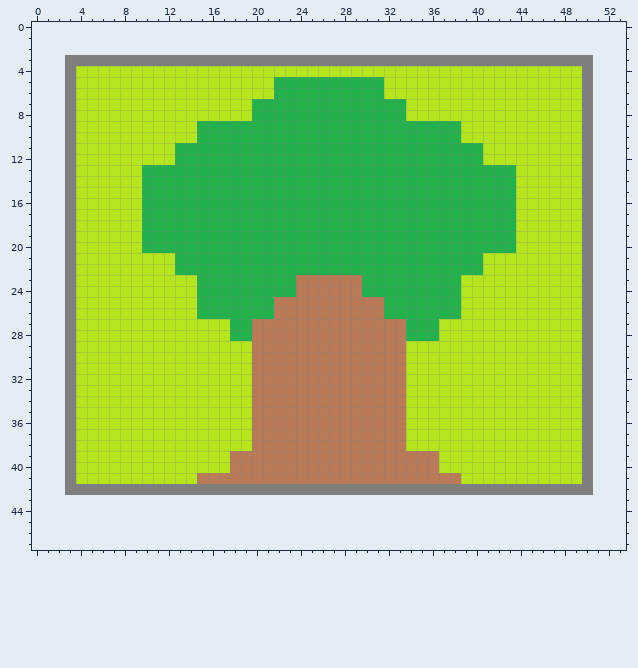
Two states of a pixel-art sprite, ressources/images/cases/CaseArbre.png. The first picture shows the starting point.
The file is 48x40 pixels. Colours within 5 levels of each other are drawn and written as one. The old version is drawn lined up with the new one, on the new canvas.
Now the later version:
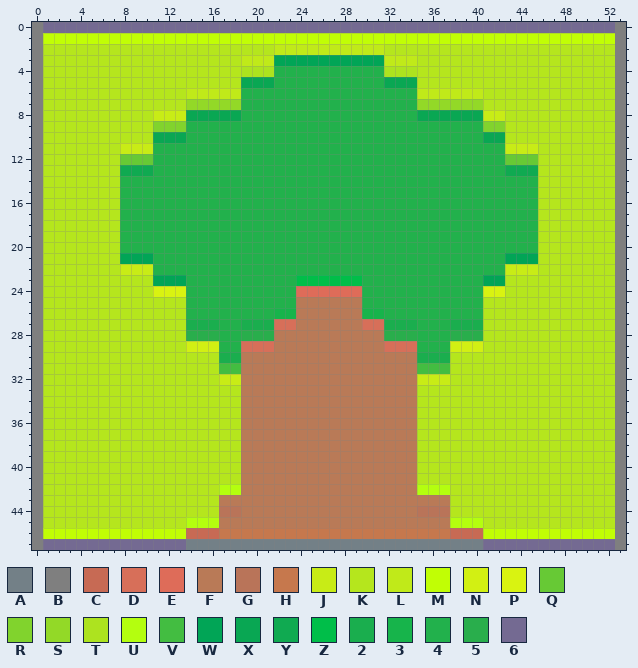
Palette (. is transparent): A #738087  B #7f7f7f  C #c76a54  D #d76f59  E #de6c59  F #b97a57  G #b97459  H #c6784d  J #c8ec16  K #b5e61d  L #c0ea19  M #c1fe05  N #d2f013  P #d9f311  Q #67c935  R #81d32d  S #93d927  T #ade31f  U #b4fe0f  V #43bd41  W #01a556  X #09a753  Y #10aa51  Z #00be49  2 #1aae4e  3 #17b44b  4 #22b14c  5 #29ae4c  6 #746a92
The exact change:
canvas 48x40 -> 54x48, the old top-left corner now at 3,3
Changed rows in their new state; - is an unchanged pixel.
first column x 0:
 0 B6666666666666666666666666666666666666666666666666666B
 1 BMMMMMMMMMMMMMMMMMMMMMMMMMMMMMMMMMMMMMMMMMMMMMMMMMMMMB
 2 BKKKKKKKKKKKKKKKKKKKKKLLLLLLLLLLKKKKKKKKKKKKKKKKKKKKKB
 3 BKKKKKKKKKKKKKKKKKKLLLWWWWWWWWWWLLLKKKKKKKKKKKKKKKKKKB
 4 BKKK---------------TTT4444444444TTT---------------KKKB
 5 BKKK---------------XXX----------XXX---------------KKKB
 6 BKKK----------LLLLL444----------444LLLLLL---------KKKB
 7 BKKK----------SSSSS4--------------4SSSSSS---------KKKB
 8 BKKK-------JJJXXXXX4--------------4XXXXXXJJ-------KKKB
 9 BKKK-------RRR4------------------------44RR-------KKKB
10 BKKK-------XXX4------------------------44XX-------KKKB
11 BKKK----JJJ44----------------------------44JJJ----KKKB
12 BKKK----QQQ44----------------------------44QQQ----KKKB
13 BKKK----YYY--------------------------------YYY----KKKB
14 BKKK----44----------------------------------44----KKKB
15 BKKK----44----------------------------------44----KKKB
16 BKKK----44----------------------------------44----KKKB
17 BKKK----44----------------------------------44----KKKB
18 BKKK----44----------------------------------44----KKKB
19 BKKK----44----------------------------------44----KKKB
20 BKKK----44----------------------------------44----KKKB
21 BKKK----WWW44----------------------------44WWW----KKKB
22 BKKK----JJJ44----------------------------44JJJ----KKKB
23 BKKK-------WWW4---------ZZZZZZ---------44WW-------KKKB
24 BKKK-------PPP4---------EEEEEE---------44PP-------KKKB
25 BKKK----------4-------44------44-------44---------KKKB
26 BKKK----------4-------33------33-------44---------KKKB
27 BKKK----------2224-222DD------DD222--4222---------KKKB
28 BKKK----------5554-555----------555--4555---------KKKB
29 BKKK----------NNN44DDD----------DDD444NNN---------KKKB
30 BKKK-------------22F--------------F222------------KKKB
31 BKKK-------------VVF--------------FVVV------------KKKB
32 BKKK-------------JJF--------------FJJJ------------KKKB
33 BKKK---------------F--------------F---------------KKKB
34 BKKK---------------F--------------F---------------KKKB
35 BKKK---------------F--------------F---------------KKKB
36 BKKK---------------F--------------F---------------KKKB
37 BKKK---------------F--------------F---------------KKKB
38 BKKK---------------F--------------F---------------KKKB
39 BKKK--------------K----------------KK-------------KKKB
40 BKKK--------------K----------------KK-------------KKKB
41 BKKK-----------KKKK----------------KKKK-----------KKKB
42 BKKKKKKKKKKKKKKKKUUFFFFFFFFFFFFFFFFUUUKKKKKKKKKKKKKKKB
43 BKKKKKKKKKKKKKKKKFFFFFFFFFFFFFFFFFFFFFKKKKKKKKKKKKKKKB
44 BKKKKKKKKKKKKKKKKGGFFFFFFFFFFFFFFFFGGGKKKKKKKKKKKKKKKB
45 BKKKKKKKKKKKKKUUUFFFFFFFFFFFFFFFFFFFFFUUUKKKKKKKKKKKKB
46 BMMMMMMMMMMMMMCCCHHHHHHHHHHHHHHHHHHHHHCCCMMMMMMMMMMMMB
47 B6666666666666AAAAAAAAAAAAAAAAAAAAAAAAAAA666666666666B
Boxes around the changes in both pictures, in picture pixels (x1, y1, x2, y2):
changed: (32, 22, 626, 550)
